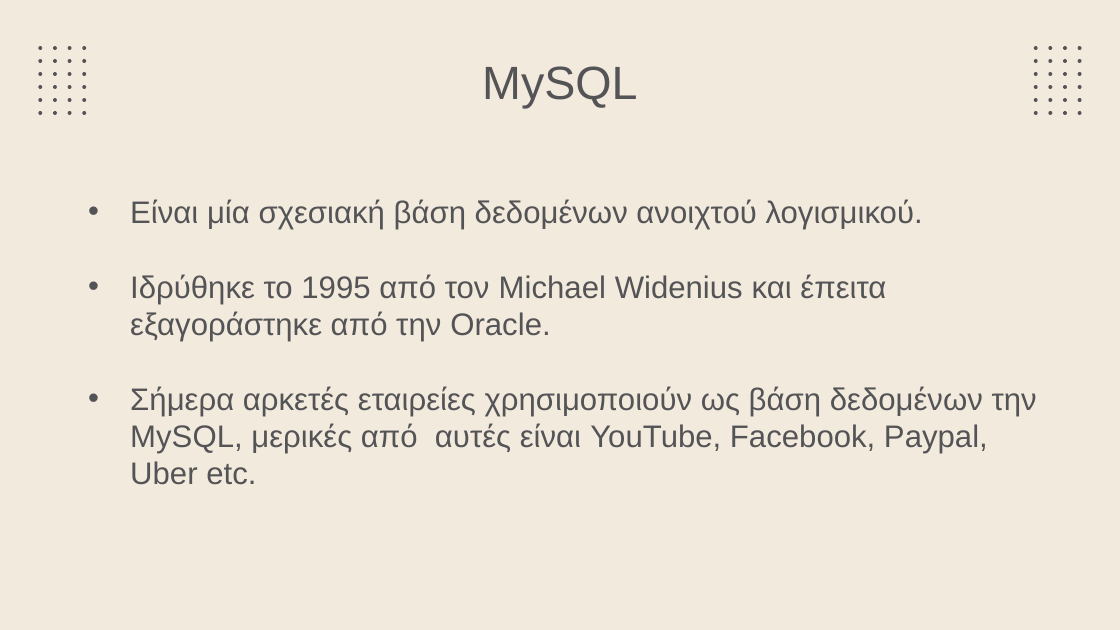
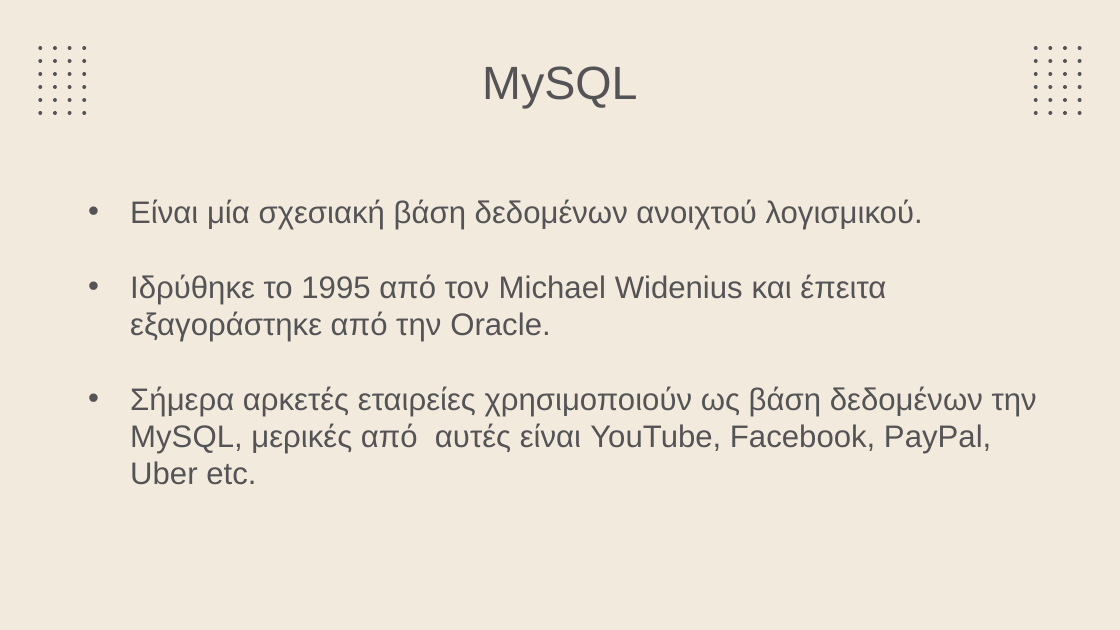
Before and after one commit to Button99/Rental-Accommodation, a slide deck: slide 14 of Thesis PowerPoint.pptx. Drawn at 1120x630 pixels with LibreOffice and Linux fonts; fonts in the diff are those of the drawing. Boxes give left, top, right and bottom in pixels: in the first picture for what was removed or moved away, otherwise in the second. Text is boxed around its words. In the diff, an @@ line names an element or a change of style, - is before the commit and + after.

```diff
--- a/Thesis PowerPoint.pptx
+++ b/Thesis PowerPoint.pptx
@@ subtitle at [130,386,1037,485]: text changed @@
-• Σήμερα αρκετές εταιρείες χρησιμοποιούν ως βάση δεδομένων την MySQL, μερικές από αυτές είναι YouTube, Facebook, Paypal, Uber etc.
+• Σήμερα αρκετές εταιρείες χρησιμοποιούν ως βάση δεδομένων την MySQL, μερικές από αυτές είναι YouTube, Facebook, PayPal, Uber etc.
```
Also in this commit, not shown: 3 other slides changed, 1 other file.
